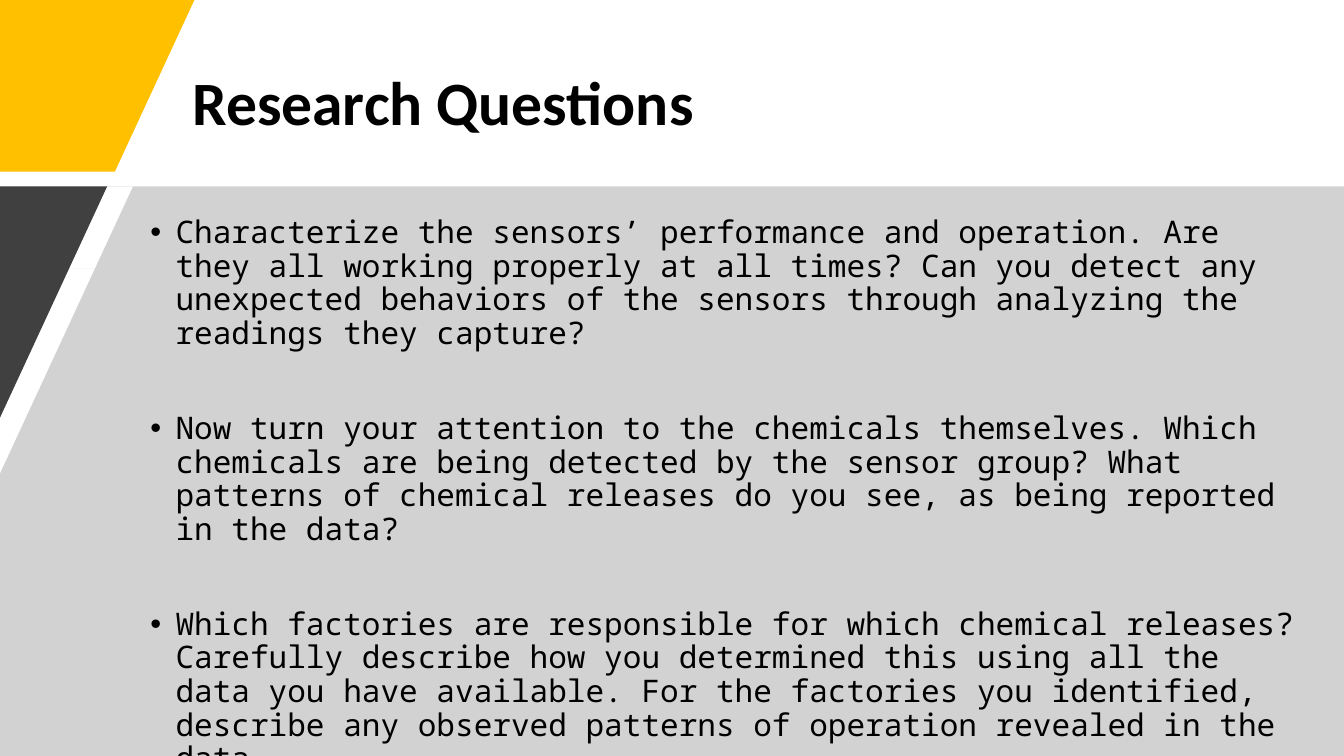
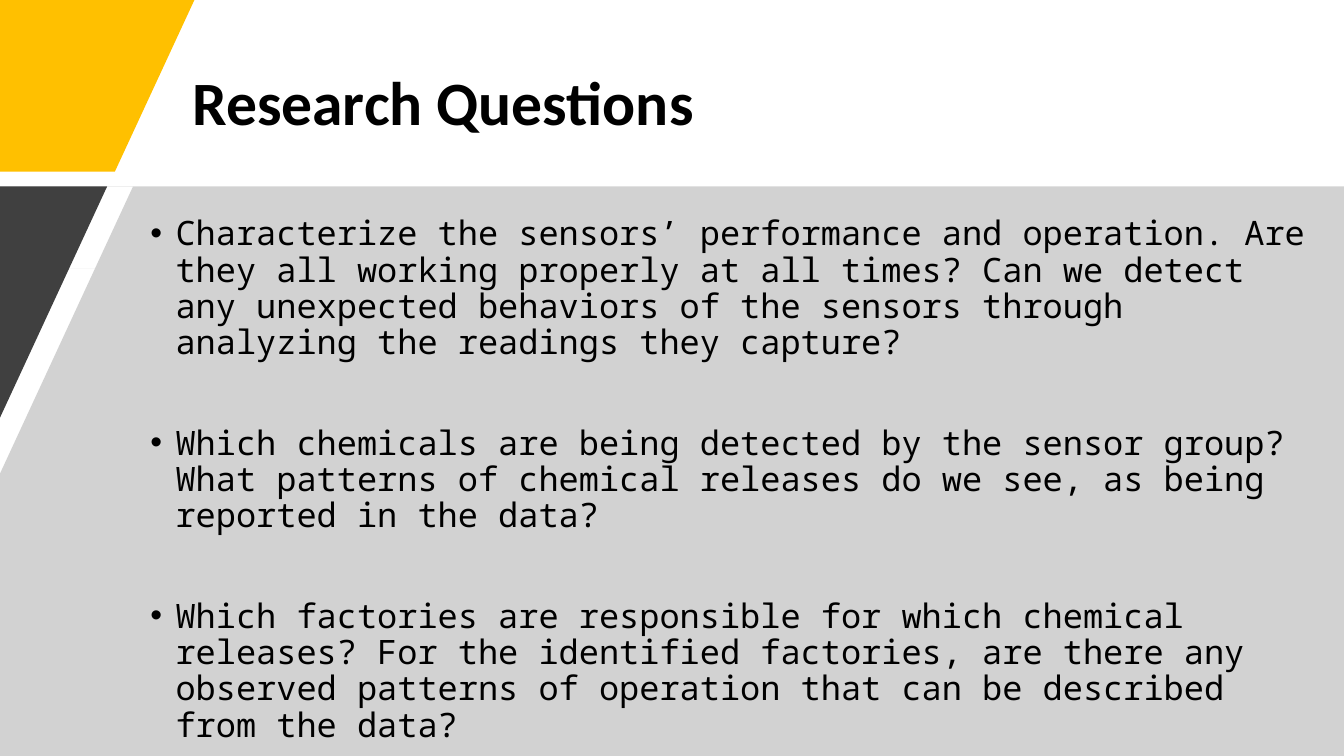
Before and after one commit to j-tice/capstone_final, a slide deck: slide 4 of Capstone Final Project Presentation.pptx. Drawn at 1344x756 pixels with LibreOffice and Linux fonts; fonts in the diff are those of the drawing. Boxes give left, top, right and bottom in pixels: in the first picture for what was removed or moved away, otherwise in the second. Text is boxed around its words. In the diff, an @@ line names an element or a change of style, - is before the commit and + after.

Commit message:
final final final vversion unless he says to make changes i guess

```diff
--- a/Capstone Final Project Presentation.pptx
+++ b/Capstone Final Project Presentation.pptx
@@ text at box(176, 219, 1305, 738): text changed; size 22.2 to 24 pt @@
-• Characterize the sensors’ performance and operation. Are they all working properly at all times? Can you detect any unexpected behaviors of the sensors through analyzing the readings they capture?
-• Now turn your attention to the chemicals themselves. Which chemicals are being detected by the sensor group? What patterns of chemical releases do you see, as being reported in the data?
-• Which factories are responsible for which chemical releases? Carefully describe how you determined this using all the data you have available. For the factories you identified, describe any observed patterns of operation revealed in the data.
+• Characterize the sensors’ performance and operation. Are they all working properly at all times? Can we detect any unexpected behaviors of the sensors through analyzing the readings they capture?
+• Which chemicals are being detected by the sensor group? What patterns of chemical releases do we see, as being reported in the data?
+• Which factories are responsible for which chemical releases? For the identified factories, are there any observed patterns of operation that can be described from the data?
```
